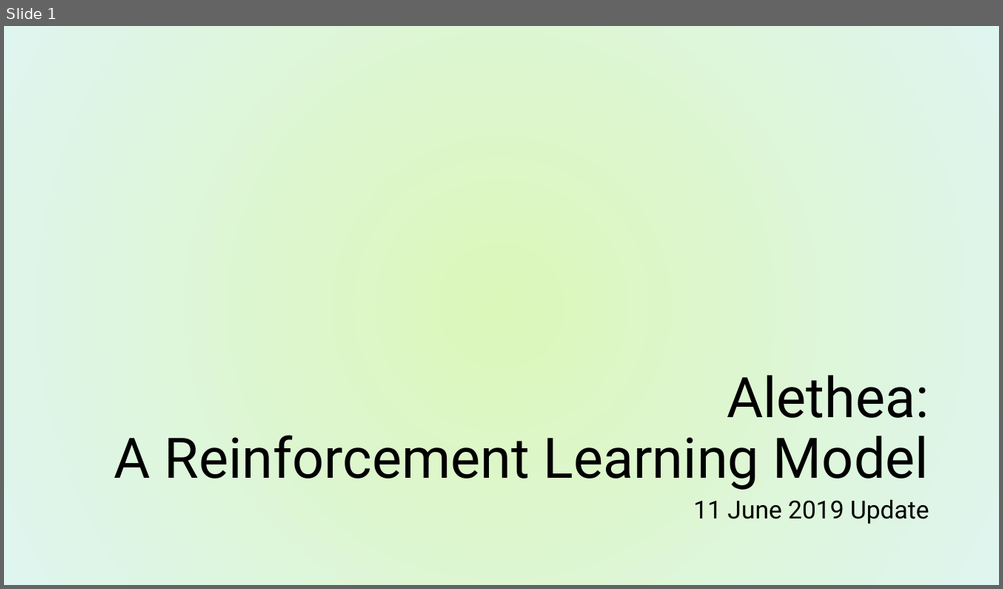
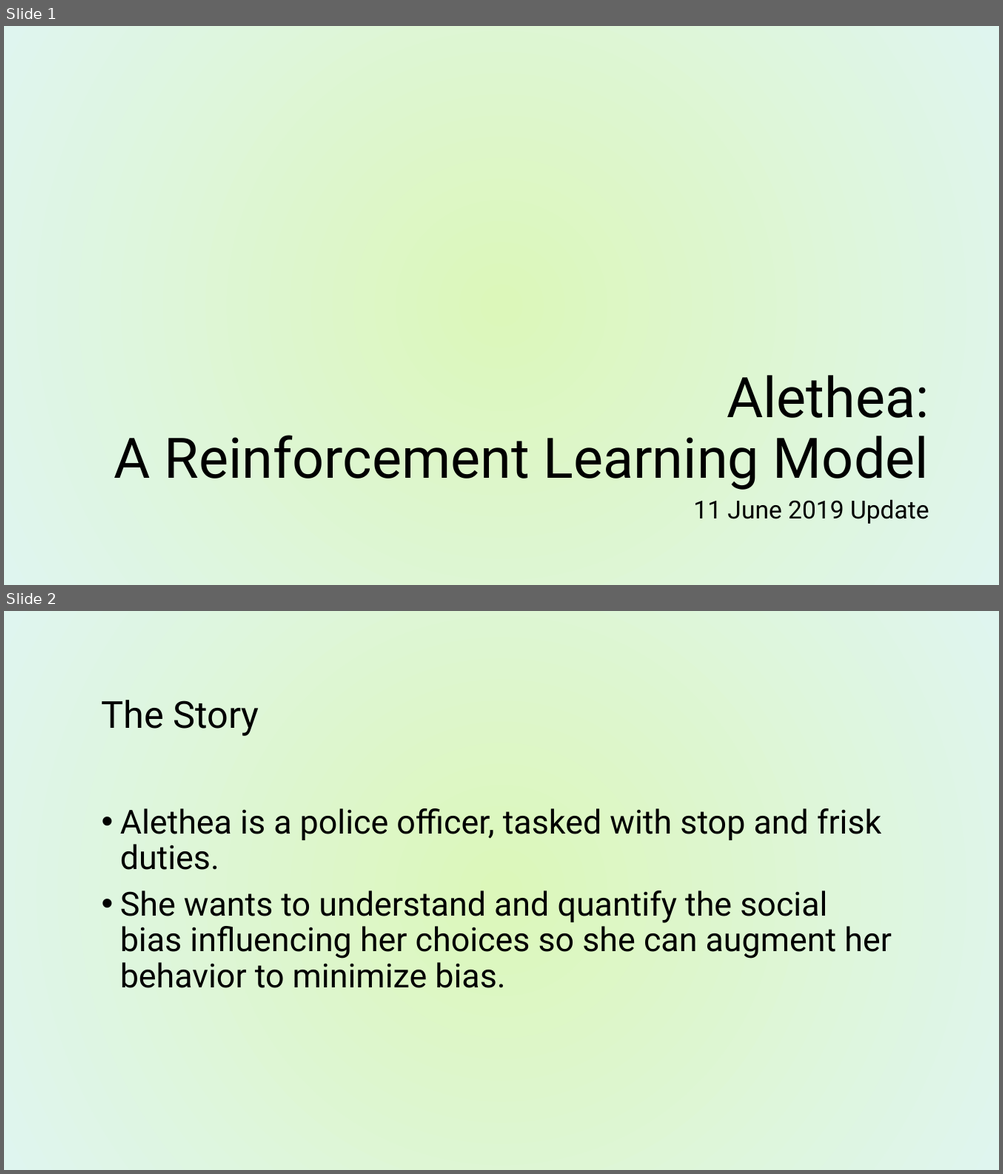
Before and after one commit to Kgatliffe/Alethea, a slide deck: Alethea11June2019.pptx. Shown one above the other, each under a label of ours: slide 1 before the commit, slides 1 and 2 after it. The pictures are 1003x589 and 1003x1174 pixels, drawn with LibreOffice and Linux fonts; fonts in the diff are those of the drawing; background and template pictures are left out. Boxes give left, top, right and bottom in pixels: in the first picture for what was removed or moved away, otherwise in the second. Text is boxed around its words. In the diff, an @@ line names an element or a change of style, - is before the commit and + after.

```diff
--- a/Alethea11June2019.pptx
+++ b/Alethea11June2019.pptx
@@ slide 2 added at <box>4,611,999,1170</box>, background picture (left out) @@
@@ title added at <box>102,700,259,736</box>, 36 pt, text #000000 @@
+The Story
@@ text added at <box>120,809,891,988</box>, 32 pt, text #000000 @@
+• Alethea is a police officer, tasked with stop and frisk duties.
+• She wants to understand and quantify the social bias influencing her choices so she can augment her behavior to minimize bias.
```
Also in this commit, not shown: 6 other slides added, 2 slides removed, 46 other files.
